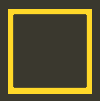
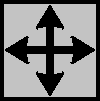
Comparing the layer stacks of the two 100px x 101px images. Changes:
added layer "reposition_button" above "default_button.png copy" over <box>0,0,100,101</box>
hid "default_button.png", painted on it over <box>0,0,100,101</box>
